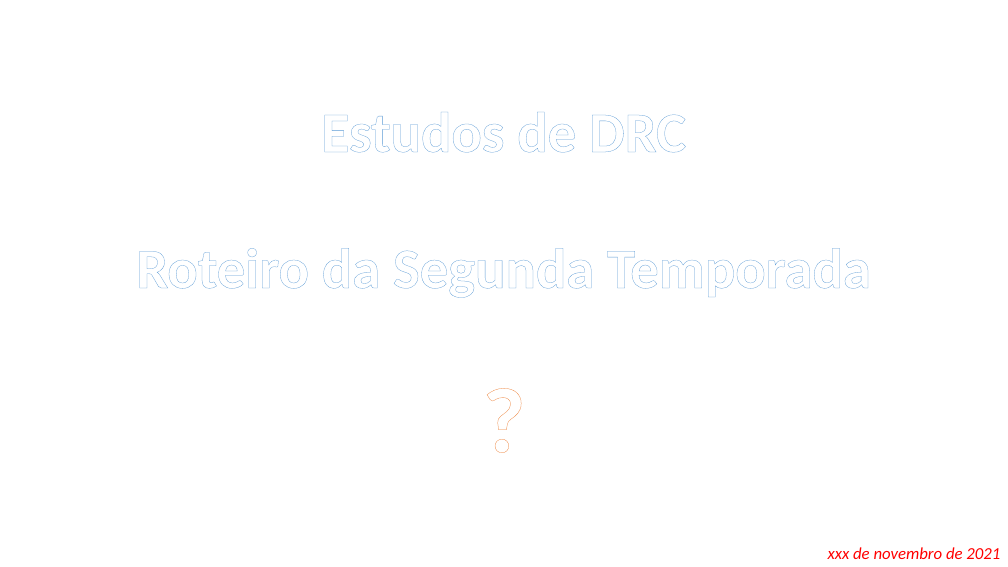
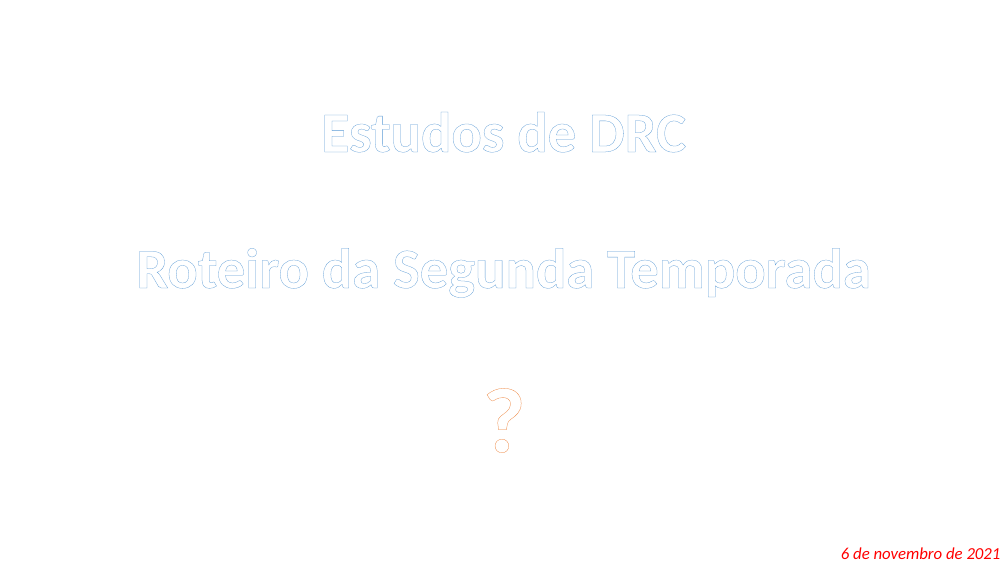
Before and after one commit to andreplima/collabSergio, a slide deck: slide 15 of support/Proposta de Trabalho.pptx (slide 13 before the commit). Drawn at 1008x567 pixels with LibreOffice and Linux fonts; fonts in the diff are those of the drawing. Boxes give left, top, right and bottom in pixels: in the first picture for what was removed or moved away, otherwise in the second. Text is boxed around its words. In the diff, an @@ line names an element or a change of style, - is before the commit and + after.

```diff
--- a/support/Proposta de Trabalho.pptx
+++ b/support/Proposta de Trabalho.pptx
@@ text at box(841, 547, 1001, 559): text changed @@
-xxx de novembro de 2021
+6 de novembro de 2021
```
Also in this commit, not shown: 10 other slides changed, 2 slides added, 1 slide removed, 4 other files.
